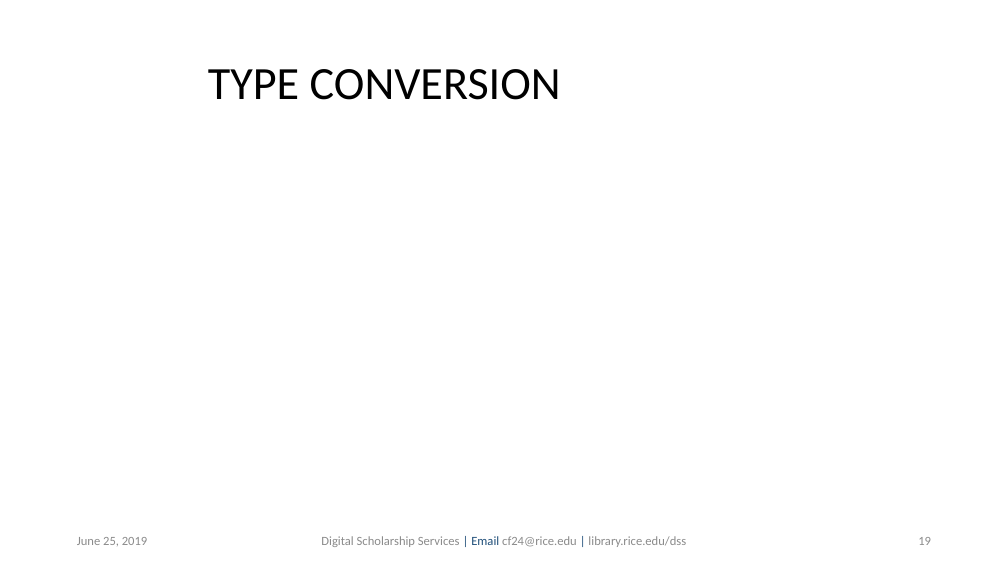
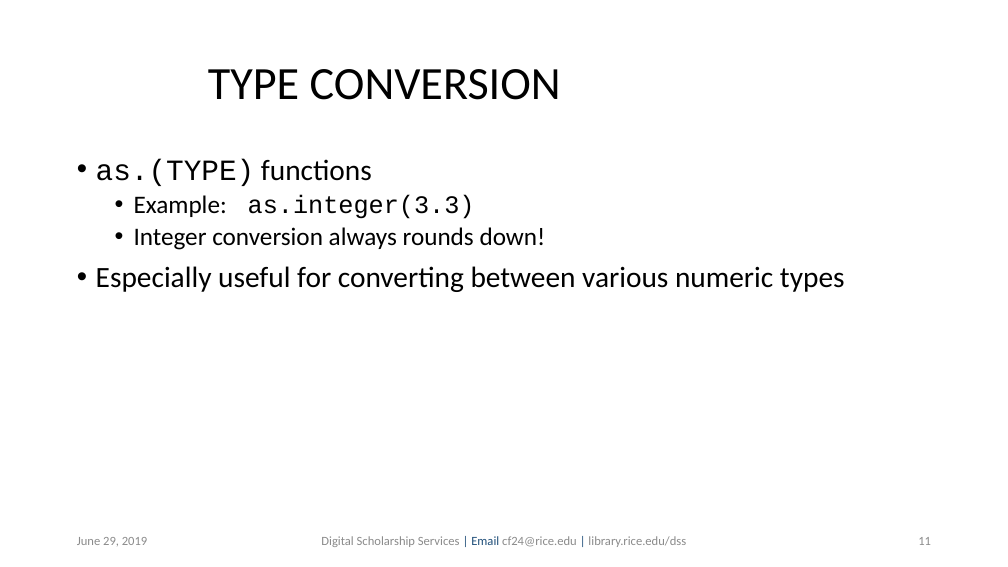
Before and after one commit to bakitybacon/rice-data-and-donuts, a slide deck: slide 11 of introR/Introduction to R.pptx (slide 19 before the commit). Drawn at 1008x567 pixels with LibreOffice and Linux fonts; fonts in the diff are those of the drawing; background and template pictures are left out. Boxes give left, top, right and bottom in pixels: in the first picture for what was removed or moved away, otherwise in the second. Text is boxed around its words. In the diff, an @@ line names an element or a change of style, - is before the commit and + after.

```diff
--- a/introR/Introduction to R.pptx
+++ b/introR/Introduction to R.pptx
@@ text added at [96,159,845,292], 28 pt, text #000000 @@
+• as.(TYPE) functions
+  • Example: as.integer(3.3)
+  • Integer conversion always rounds down!
+• Especially useful for converting between various numeric types
@@ page number at [918,537,931,545]: text changed @@
-19
+11
```
Also in this commit, not shown: 32 other slides changed, 7 slides added.
